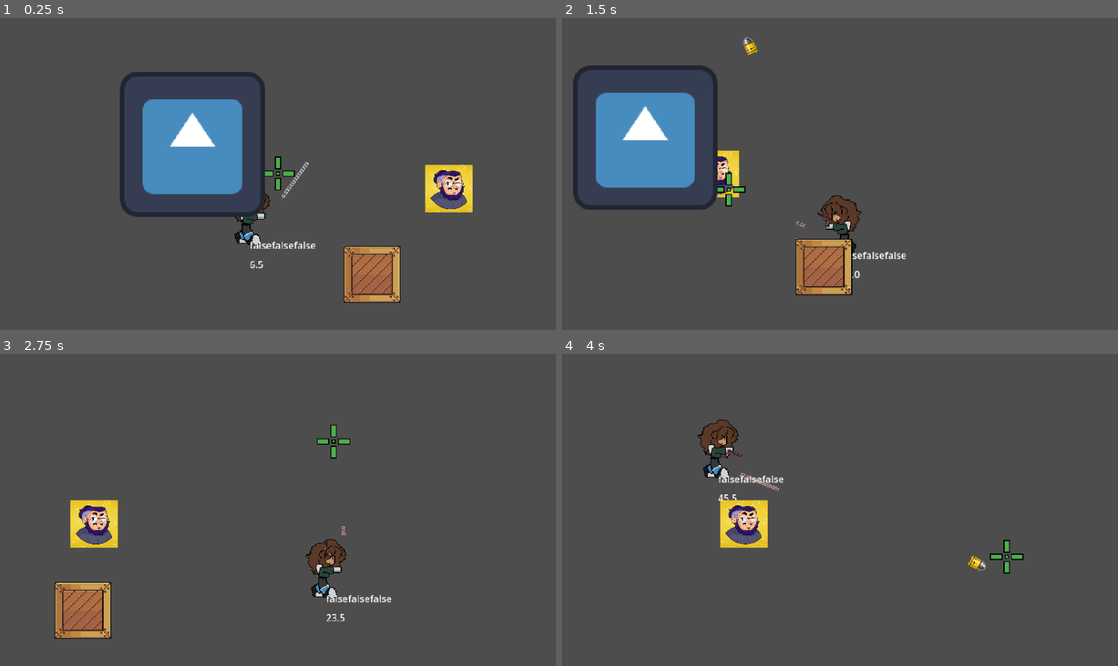
Above: before the commit, frames 1-4 (two rows, left to right).
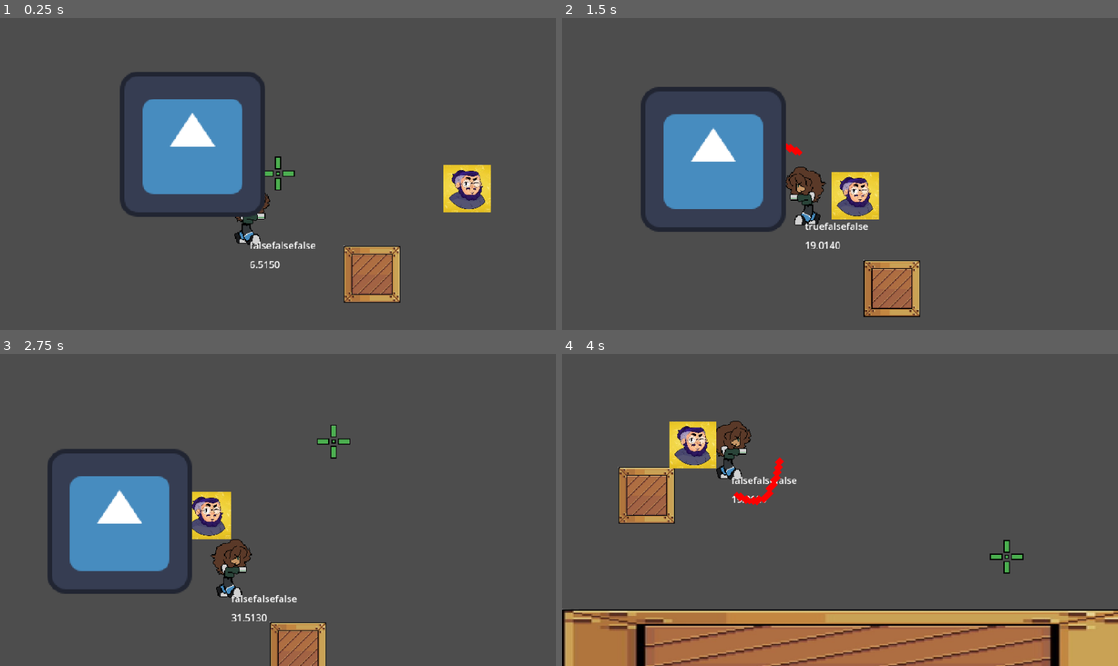
Above: after the commit, the same moments.

Repository: mathkkj/ROGUENAVE
Game: Godot game, scene res://cenas_tscn/cena.tscn
Two runs of this game, one before a commit and one after it. Both use one fixed random seed, a clock stepped at 60 frames per second and the inputs below. The engine's default icon, where the game draws it, is replaced by a stand-in: a white triangle on a blue panel in a dark square.
Inputs (mouse positions are in pixels of both pictures, inside the frame that each line leads up to):
- Up to frame 1 (0.25 s): no input
- Up to frame 2 (1.5 s): move the mouse to (962, 158) at 0.52 s; press the mouse at (962, 158) at 0.53 s; hold D (direita) 0.53-1.28 s; move the mouse to (728, 189) at 1.27 s; release the mouse at (728, 189) at 1.28 s; hold Down (baixo) from 1.28 s (still down); click (728, 189) at 1.35 s
- Up to frame 3 (2.75 s): move the mouse to (333, 441) at 2.02 s; release Down (baixo) at 2.03 s; press the mouse at (333, 441) at 2.03 s; hold D (direita) from 2.03 s (still down); tap E (dash) at 2.1 s
- Up to frame 4 (4 s): move the mouse to (812, 572) at 2.77 s; release D (direita) at 2.78 s; release the mouse at (812, 572) at 2.78 s; hold Up (cima) 2.78-3.53 s; click (812, 572) at 2.85 s; move the mouse to (1006, 556) at 3.52 s; press the mouse at (1006, 556) at 3.53 s; hold A (esquerda) from 3.53 s (still down)

The runs differ from the first frame. In frame 1, 1.7% of the frame differs, in the area x 46-89%, y 46-81%; in frame 2, 17%; in frame 3, 13%; in frame 4, 24%, in the area x 0-100%, y 20-100%.

Commit message:
update no inimigo (state machine)

Diff:
--- a/cenas_tscn/armas/arma_2.tscn
+++ b/cenas_tscn/armas/arma_2.tscn
@@ -6,20 +6,20 @@
 [sub_resource type="CapsuleShape2D" id="CapsuleShape2D_h2t4u"]
 radius = 5.8226285
 
-[node name="arma2" type="Node2D" unique_id=1469492499]
+[node name="arma2" type="Node2D" unique_id=1469492499 groups=["arma", "arma_multimidia"]]
 z_index = 1
 scale = Vector2(3, 4)
 script = ExtResource("1_h2t4u")
 
-[node name="Sprite2D" type="Sprite2D" parent="." unique_id=278146278]
+[node name="Sprite2D" type="Sprite2D" parent="." unique_id=278146278 groups=["arma", "arma_multimidia"]]
 texture_filter = 1
 scale = Vector2(1.6601895, 0.95459837)
 texture = ExtResource("2_h2t4u")
 
-[node name="hitbox" type="Area2D" parent="." unique_id=1105355561 groups=["arma"]]
+[node name="hitbox" type="Area2D" parent="." unique_id=1105355561 groups=["arma", "arma_multimidia"]]
 
-[node name="CollisionShape2D" type="CollisionShape2D" parent="hitbox" unique_id=523375316]
+[node name="CollisionShape2D" type="CollisionShape2D" parent="hitbox" unique_id=523375316 groups=["arma", "arma_multimidia"]]
 scale = Vector2(1.6601895, 0.95459837)
 shape = SubResource("CapsuleShape2D_h2t4u")
 
-[node name="Timer" type="Timer" parent="." unique_id=1232833915]
+[node name="Timer" type="Timer" parent="." unique_id=1232833915 groups=["arma", "arma_multimidia"]]
--- a/cenas_tscn/cena.tscn
+++ b/cenas_tscn/cena.tscn
@@ -45,6 +45,7 @@
 position = Vector2(-97, 165)
 camera = NodePath("../Camera2D")
 dash_vel = 1000.0
+classe_personagem = 1
 duracao_golpe = 0.25
 forca_golpe = 500.0
 
@@ -63,7 +64,7 @@
 scale = Vector2(0.2, 0.2)
 shape = SubResource("RectangleShape2D_uk6bg")
 
-[node name="Inimigo" type="CharacterBody2D" parent="." unique_id=1967159388 node_paths=PackedStringArray("alvo") groups=["hurtbox"]]
+[node name="Inimigo" type="CharacterBody2D" parent="." unique_id=1967159388 node_paths=PackedStringArray("alvo") groups=["inimigos"]]
 position = Vector2(309, 120)
 motion_mode = 1
 script = ExtResource("9_iwd25")
@@ -107,7 +108,6 @@
 target_position = Vector2(-50, -50)
 
 [node name="RayLOS" type="RayCast2D" parent="Inimigo" unique_id=46791600]
-visible = false
 
 [node name="StaticBody2D" type="StaticBody2D" parent="." unique_id=605418635]
 position = Vector2(441, 542)
@@ -120,4 +120,4 @@
 position = Vector2(1, -2.5)
 shape = SubResource("RectangleShape2D_iwd25")
 
-[connection signal="timeout" from="Inimigo/atirar_tempo" to="Inimigo" method="_on_nav_timer_timeout"]
+[connection signal="timeout" from="Inimigo/atirar_tempo" to="Inimigo" method="_on_atirar_tempo_timeout"]
--- a/cenas_tscn/inimigo.gd
+++ b/cenas_tscn/inimigo.gd
@@ -1,4 +1,6 @@
 extends CharacterBody2D
+
+signal tomou_hit
 
 @export var velocidade: float = 1000.0
 @export var desaceleracao: float = 2500.0
@@ -32,13 +34,14 @@
 ]
 
 
-enum estados{
-	patrulha,
-	andando,
-	atirando,
-	hit,
+enum ESTADOS {
+	NAO_CACANDO,
+	CACANDO,
+	ATIRANDO,
+	HIT,
 }
 
+var estado_atual: ESTADOS = ESTADOS.NAO_CACANDO
 
 
 #func escolher_direcao(direcao_alvo: Vector2) -> Vector2:
@@ -120,7 +123,8 @@
 
 			# direcao da parede (basicamente)
 			var normal = ray.get_collision_normal()
-			score += normal.dot(direcao_alvo) * 2.0
+			score += normal.dot(direcao_alvo) * 3.0
+
 			#peguei a tangente por conta de serem perpendiculares
 			var tangente_esquerda = Vector2(-normal.y, normal.x)
 			var tangente_direita = Vector2(normal.y, -normal.x)
@@ -135,7 +139,7 @@
 				tangente = tangente_direita
 
 			# favorece deslizar na parede
-			score += tangente.dot(direcao_alvo) * 3.0
+			score += tangente.dot(direcao_alvo) * 4.0
 
 			# penalidade da colisão
 			score -= 4.0
@@ -161,36 +165,70 @@
 		ultima_direcao = melhor_direcao
 		tempo_memoria = 0.2
 
-	return ultima_direcao
+	return melhor_direcao
+
+
+
+@export var max_speed := 300.0
+@export var max_accel := 1200.0
+
+
 
 func _physics_process(delta: float) -> void:
+
+	if not is_instance_valid(alvo):
+		return
+
 	var direcao_para_alvo: Vector2 = (alvo.global_position - global_position).normalized()
-	var direcao_final = escolher_dir(direcao_para_alvo, delta)
-
-	#print(direcao_final)
-	var pathfinding_velocity = direcao_final * 300
+	var direcao_path: Vector2 = escolher_dir(direcao_para_alvo, delta)
 
 	mirar()
 	check_posicao_alvo()
 
-
+	var desired_velocity := direcao_path * max_speed
+
+	# steering force
+	var steering = desired_velocity - velocity
+	steering = steering.limit_length(max_accel * delta)
+
+	# aplica knockback sem apagar o steering
 	knockback_force = knockback_force.move_toward(Vector2.ZERO, desaceleracao * delta)
 
-	velocity = knockback_force + pathfinding_velocity
+	velocity += steering
+
+	print(estado_atual)
+
+	match estado_atual:
+		ESTADOS.NAO_CACANDO:
+			#velocity = Vector2.ZERO
+			if LOS.get_collider() == alvo:
+				estado_atual = ESTADOS.CACANDO
+
+
+		ESTADOS.CACANDO:
+			velocity += steering
+			if LOS.get_collider() != alvo:
+				estado_atual = ESTADOS.NAO_CACANDO
+
+		ESTADOS.ATIRANDO:
+			pass
+
+		ESTADOS.HIT:
+			velocity = knockback_force
 
 	move_and_slide()
 
 	if vida <= 0:
 		queue_free()
 
-
 func aplicar_knockback(direcao: Vector2, forca: float) -> void:
+	estado_atual = ESTADOS.HIT
 	knockback_force = direcao.normalized() * forca
 
 	sprite.modulate = Color(10, 10, 10)
 
 	await get_tree().create_timer(0.15).timeout
-
+	estado_atual = ESTADOS.NAO_CACANDO
 	sprite.modulate = Color.WHITE
 
 func receber_dano(dano: int) -> void:
@@ -198,7 +236,28 @@
 
 func check_posicao_alvo():
 	if LOS.get_collider() == alvo and atirar_tempo.is_stopped():
+		estado_atual = ESTADOS.ATIRANDO
 		atirar_tempo.start()
+	elif LOS.get_collider() != alvo and not atirar_tempo.is_stopped():
+		estado_atual = ESTADOS.CACANDO
+		atirar_tempo.stop()
 
 func mirar():
 	LOS.target_position = to_local(alvo.position)
+
+
+func _on_atirar_tempo_timeout() -> void:
+
+	atirar()
+
+func atirar():
+	var projetil = projetil_instancia.instantiate()
+	if not is_instance_valid(alvo):
+		return
+
+	projetil.global_position = global_position
+	projetil.direcao = (alvo.global_position - projetil.global_position).normalized()
+	projetil.rotation = projetil.direcao.angle()
+
+
+	get_tree().current_scene.add_child(projetil)
--- a/cenas_tscn/projetil_inimigo.tscn
+++ b/cenas_tscn/projetil_inimigo.tscn
@@ -7,16 +7,19 @@
 radius = 168.5
 height = 691.03784
 
-[node name="projetil_inimigo" type="Area2D" unique_id=764179290]
+[node name="projetil_inimigo" type="Area2D" unique_id=764179290 groups=["projetil_inimigo"]]
 script = ExtResource("1_s1hpe")
 
 [node name="Sprite2D" type="Sprite2D" parent="." unique_id=35225809]
 modulate = Color(0.9565484, 0.14671385, 0, 1)
-scale = Vector2(0.25, 0.25)
+scale = Vector2(0.1, 0.1)
 texture = ExtResource("2_mkexo")
 
 [node name="CollisionShape2D" type="CollisionShape2D" parent="." unique_id=798036596]
 position = Vector2(-3, -4.7683716e-07)
 rotation = 1.5672886
-scale = Vector2(0.25, 0.25)
+scale = Vector2(0.1, 0.1)
 shape = SubResource("CapsuleShape2D_ieeyu")
+
+[connection signal="area_entered" from="." to="." method="_on_area_entered"]
+[connection signal="body_entered" from="." to="." method="_on_body_entered"]
--- a/codigo_gd/armas/arma_2.gd
+++ b/codigo_gd/armas/arma_2.gd
@@ -18,7 +18,7 @@
 	visible = false
 	pass
 
-func _process(delta: float) -> void:
+func _physics_process(delta: float) -> void:
 	z_index = global_position.y
 	if timer_combo > 0.0:
 		timer_combo = max(0.0, timer_combo - delta)
--- a/codigo_gd/personagem.gd
+++ b/codigo_gd/personagem.gd
@@ -1,5 +1,6 @@
 extends CharacterBody2D
 
+@export var vida = 100
 
 @onready var label = $Label
 @onready var label2 = $Label2
@@ -66,22 +67,29 @@
 	preload("res://tres/spriteframes/full_sprite_frames.tres")
 	]
 
+func perder_vida(dano) -> float:
+
+	vida -= dano
+	return vida
+
 func _ready() -> void:
 	Global.personagem = self
-	atualizar_arma()
-
-
-func atualizar_arma():
+	atualizar_dados()
+
+
+func atualizar_dados():
 	match classe_personagem:
 		0:
 			Global.arma_atual = 0
 			sprite.sprite_frames = lista_sprite_frames[0]
 			stamina_total = 100
+			vida = 100
 
 		1:
 			Global.arma_atual = 1
 			sprite.sprite_frames = lista_sprite_frames[1]
 			stamina_total = 150
+			vida = 150
 		2:
 			print("arma multidores fullstack")
 			sprite.sprite_frames = lista_sprite_frames[2]
@@ -142,8 +150,10 @@
 
 
 func _physics_process(delta: float) -> void:
-
-	label2.text = str(stamina)
+	if vida <= 0:
+		queue_free()
+
+	label2.text = str(stamina, vida)
 
 	_stamina(delta)
 
@@ -413,6 +423,8 @@
 			Input.start_joy_vibration(0, 1.0, 1.0, 0.2)
 			camera.add_trauma(0.4, round(direcao_golpe))
 			_particula_instancia(body, direcao_golpe)
+	if body.is_in_group("projetil_inimigo") and em_golpe:
+		pass
 
 #RECEBE O SINAL DA BALA LÁ NO CODIGO DA ARMA
 func _on_bala_acertou(body, direcao, forca):
--- a/codigo_gd/projetil_inimigo.gd
+++ b/codigo_gd/projetil_inimigo.gd
@@ -5,3 +5,25 @@
 
 func _physics_process(delta: float) -> void:
 	position += direcao * speed * delta
+
+
+func _on_body_entered(body: Node2D) -> void:
+	if body.is_in_group("arma"):
+		queue_free()
+		return
+
+	if body.is_in_group("jogador") and body.has_method("perder_vida"):
+		body.perder_vida(10)
+		queue_free()
+		return
+
+	if body.is_in_group("inimigos"):
+		return
+
+	queue_free()
+
+
+func _on_area_entered(area: Area2D) -> void:
+	if area.is_in_group("arma"):
+		queue_free()
+		return
--- a/project.godot
+++ b/project.godot
@@ -33,6 +33,8 @@
 arma_coletavel=""
 arma=""
 hurtbox=""
+projetil_inimigo=""
+arma_multimidia=""
 
 [input]
 
